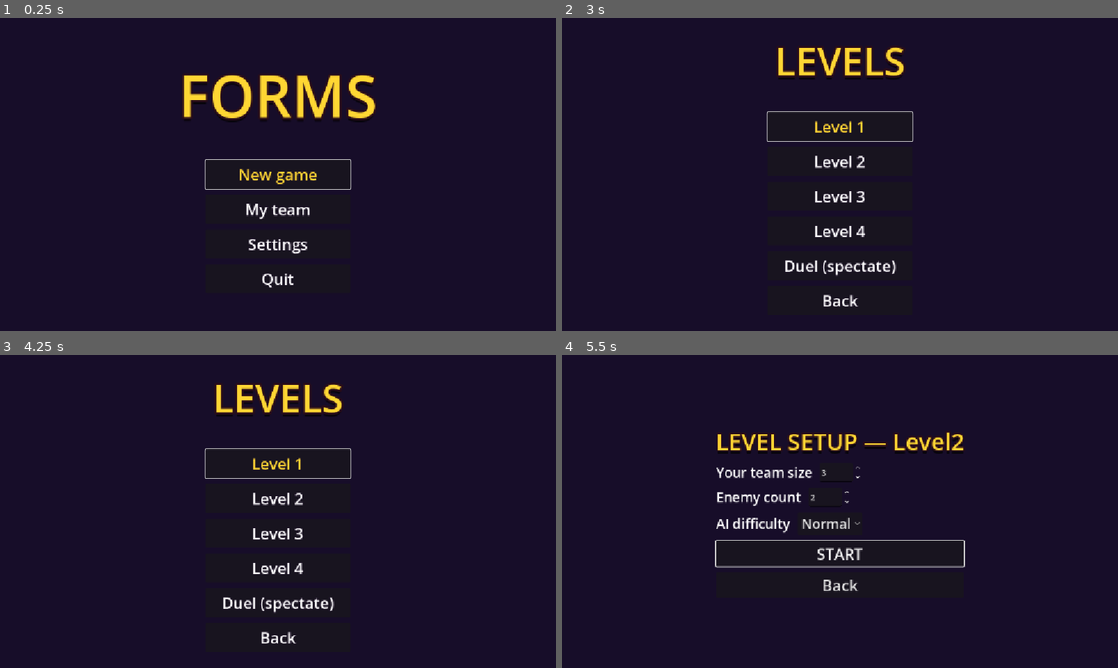
Above: before the commit, frames 1-4 (two rows, left to right).
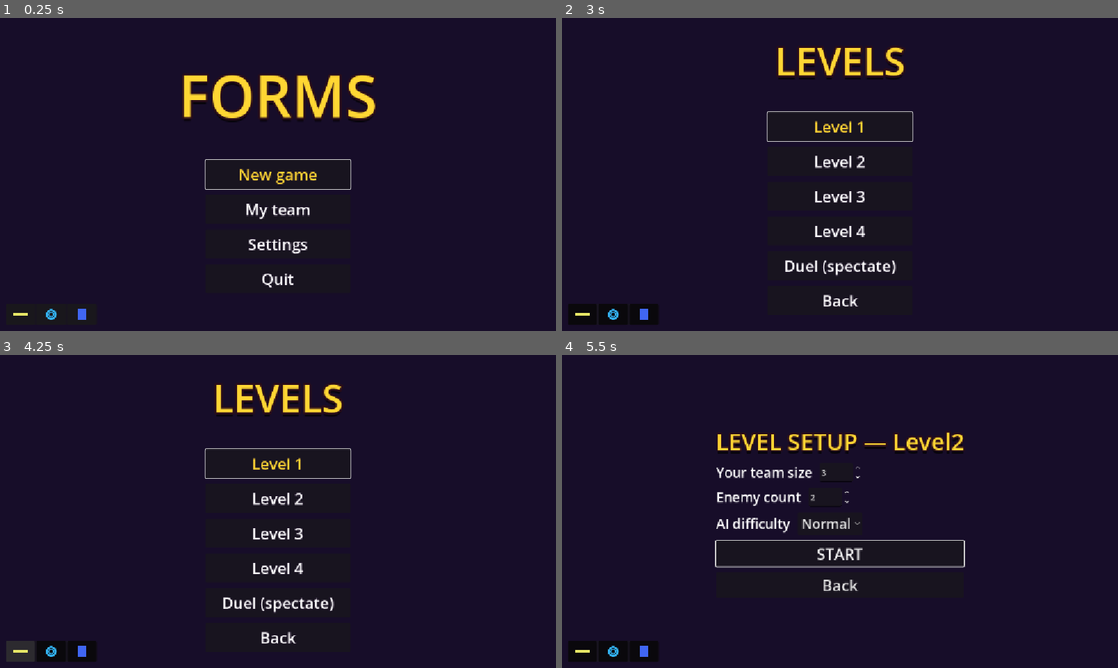
Above: after the commit, the same moments.

Repository: SDVGames-Studio/forms
Game: Godot game, scene res://Main.tscn
Two runs of this game, one before a commit and one after it. Both use one fixed random seed, a clock stepped at 60 frames per second and the inputs below.
Inputs (mouse positions are in pixels of both pictures, inside the frame that each line leads up to):
- Up to frame 1 (0.25 s): no input
- Up to frame 2 (3 s): click (584, 315) at 0.52 s; click (612, 315) at 1.27 s; click (645, 315) at 2.02 s; click "New game" at 2.75 s
- Up to frame 3 (4.25 s): click (22, 652) at 3.52 s
- Up to frame 4 (5.5 s): click "Level 2" at 4.25 s; click (584, 652) at 5.02 s

The runs differ from the first frame. In frame 1, 0.1% of the frame differs, in the area x 2-16%, y 92-97%; in frame 2, 1.0%, in the area x 1-18%, y 91-98%; in frame 3, 1.0%; in frame 4, 1.0%.

Commit message:
feat: tools — Switch, Teleport, Shield inventory items (#170)

Diff:
--- a/Player.gd
+++ b/Player.gd
@@ -42,6 +42,12 @@
 @export var team_shape := "square"
 
 var health: int = MAX_HEALTH
+
+## Issue #170: energy shield — while true the figure takes no damage.
+## Set by the Shield tool; TurnController clears it at the start of the
+## team's next turn ("defends until its next turn begins").
+var shielded := false
+var _shield_rect: ColorRect
 
 ## Issue #67: character's view (aim) angle in radians, 0 = horizontal.
 ## Positive raises the view, negative lowers it. Controlled with the
@@ -103,7 +109,7 @@
 func _apply_team_color() -> void:
 	for child in get_children():
 		var rect := child as ColorRect
-		if rect != null:
+		if rect != null and rect.name != "Shield":
 			rect.color = team_color
 
 
@@ -176,6 +182,9 @@
 func take_damage(amount: int) -> void:
 	if _dead:
 		return
+	# Issue #170: the energy shield blocks all damage until next turn.
+	if shielded:
+		return
 	health = clampi(health - amount, 0, MAX_HEALTH)
 	if health == 0:
 		_dead = true
@@ -190,6 +199,23 @@
 	health = clampi(health + amount, 0, MAX_HEALTH)
 	health_changed.emit(health, MAX_HEALTH)
 	_update_bar()
+
+
+## Issue #170: toggle the energy shield (and its visual bubble).
+func set_shielded(value: bool) -> void:
+	shielded = value
+	if shielded and _shield_rect == null:
+		_shield_rect = ColorRect.new()
+		_shield_rect.name = "Shield"
+		_shield_rect.mouse_filter = Control.MOUSE_FILTER_IGNORE
+		_shield_rect.offset_left = -BAR_WIDTH / 2.0 - 4.0
+		_shield_rect.offset_top = -BAR_HEIGHT - 40.0
+		_shield_rect.offset_right = BAR_WIDTH / 2.0 + 4.0
+		_shield_rect.offset_bottom = BAR_HEIGHT + 16.0
+		_shield_rect.color = Color(0.25, 0.4, 0.95, 0.35)
+		add_child(_shield_rect)
+	if _shield_rect != null:
+		_shield_rect.visible = shielded
 
 
 # Small bar above the player, built in code like the other visuals.
--- a/TeamController.gd
+++ b/TeamController.gd
@@ -1,20 +1,13 @@
 extends Node
 ## Issue #33: switches which member of the player's team is controlled.
 ##
-## N ("switch_next") picks the next team member, P ("switch_prev") the
-## previous one. The team is every live node in the "player_team" group;
-## switching moves input control (and the camera) to the new member.
+## Issue #170 rework: direct N/P switching is GONE — switching is now the
+## Switch TOOL in the ToolInventory (once per turn). This autoload keeps
+## only the control hand-over logic (used by the Switch tool).
 
 func _ready() -> void:
 	# Give control to the first team member once the scene is up.
 	call_deferred("set_active_index", 0)
-
-
-func _unhandled_input(event: InputEvent) -> void:
-	if event.is_action_pressed("switch_next"):
-		_cycle(1)
-	elif event.is_action_pressed("switch_prev"):
-		_cycle(-1)
 
 
 func _team() -> Array:
@@ -29,19 +22,15 @@
 	return -1
 
 
-func _cycle(step: int) -> void:
-	# Issue #104: once the active member has moved or aimed this turn,
-	# character switching is blocked until the turn ends.
-	if TurnController.is_switch_locked():
-		return
+## Issue #170: the Switch tool hands control to the NEXT team member.
+func switch_next() -> void:
 	var members := _team()
 	if members.is_empty():
 		return
 	var index := _active_index()
 	if index == -1:
 		index = 0
-	index = (index + step + members.size()) % members.size()
-	set_active_index(index)
+	set_active_index((index + 1) % members.size())
 
 
 func set_active_index(index: int) -> void:
--- /dev/null
+++ b/ToolInventory.gd
@@ -0,0 +1,177 @@
+extends CanvasLayer
+## Issue #170: TOOLS — inventory items that are not weapons: they do not
+## deal damage but perform other tasks. Three tools exist, each usable
+## ONCE PER TURN (per character):
+##  1 Switch   — hand control to the next team member (rework of N/P)
+##  2 Teleport — the next left click in the level moves the member there
+##  3 Shield   — the member blocks all damage until its next turn begins
+##
+## Tools live in their own HUD panel in the BOTTOM-LEFT corner (weapons
+## stay in the WeaponInventory panel on the right). Keys 5-7 or a click
+## on a slot uses a tool. Reset once per player turn by TurnController.
+
+const TOOL_SWITCH := 0
+const TOOL_TELEPORT := 1
+const TOOL_SHIELD := 2
+const TOOLS := ["Switch", "Teleport", "Shield"]
+
+## Icon shapes per tool (plain geometry, no assets — same style as the
+## WeaponInventory icons): switch = two arrows (bar pair), teleport =
+## cyan ring, shield = blue vertical bar.
+const ICONS: Array = [
+	{"shape": "rect", "size": Vector2(30, 6), "color": Color(0.9, 0.9, 0.4, 1)},
+	{"shape": "circle", "radius": 9.0, "color": Color(0.2, 0.7, 0.95, 1)},
+	{"shape": "rect", "size": Vector2(16, 22), "color": Color(0.25, 0.4, 0.95, 1)},
+]
+
+## Tool armed for the next click (only teleport uses this).
+var armed_tool := -1
+
+var _used: Dictionary = {}
+var _slots: Array = []
+var _panel: PanelContainer
+
+
+func _ready() -> void:
+	layer = 10
+	_panel = PanelContainer.new()
+	_panel.set_anchors_preset(Control.PRESET_BOTTOM_LEFT)
+	_panel.grow_horizontal = Control.GROW_DIRECTION_END
+	_panel.grow_vertical = Control.GROW_DIRECTION_BEGIN
+	_panel.offset_left = 12.0
+	_panel.offset_bottom = -12.0
+	add_child(_panel)
+	var box := HBoxContainer.new()
+	box.add_theme_constant_override("h_separation", 8)
+	_panel.add_child(box)
+	for i in TOOLS.size():
+		var slot := Button.new()
+		slot.toggle_mode = true
+		slot.custom_minimum_size = Vector2(60, 44)
+		slot.focus_mode = Control.FOCUS_NONE
+		slot.pressed.connect(use_tool.bind(i))
+		slot.add_child(_make_icon(i))
+		_slots.append(slot)
+		box.add_child(slot)
+	_update_highlight()
+
+
+func _make_icon(index: int) -> Control:
+	var icon := ShapeIcon.new()
+	icon.icon = ICONS[index]
+	icon.mouse_filter = Control.MOUSE_FILTER_IGNORE
+	icon.set_anchors_preset(Control.PRESET_FULL_RECT)
+	return icon
+
+
+## TurnController, start of a fresh player turn: full tool quota back.
+func reset_turn() -> void:
+	_used.clear()
+	armed_tool = -1
+	_update_highlight()
+
+
+func _can_use(character: Node, tool: int) -> bool:
+	return character != null and not _used.get(character, []).has(tool)
+
+
+func _mark_used(character: Node, tool: int) -> void:
+	if not _used.has(character):
+		_used[character] = []
+	_used[character].append(tool)
+
+
+func is_switch_locked_by_move() -> bool:
+	return TurnController.is_switch_locked()
+
+
+## Use a tool with the currently controlled member. Returns true on success.
+func use_tool(tool: int) -> bool:
+	if _panel == null:
+		return false
+	if not _is_in_level():
+		return false
+	if TurnController.active_team != TurnController.TEAM_PLAYER or _switching_or_over():
+		_update_highlight()
+		return false
+	var member: Node = TurnController.active_member
+	if member == null or not is_instance_valid(member):
+		return false
+	if not _can_use(member, tool):
+		_update_highlight()
+		return false
+	var done := false
+	match tool:
+		TOOL_SWITCH:
+			# Same guard as the old N/P: no switching after moving/aiming.
+			if not TurnController.is_switch_locked():
+				TeamController.switch_next()
+				done = true
+		TOOL_TELEPORT:
+			# Arm the teleport: the next left click picks the destination.
+			armed_tool = TOOL_TELEPORT if armed_tool != TOOL_TELEPORT else -1
+			done = true
+		TOOL_SHIELD:
+			if member.has_method("set_shielded"):
+				member.set_shielded(true)
+				done = true
+	if done and tool != TOOL_TELEPORT:
+		_mark_used(member, tool)
+		armed_tool = -1
+	_update_highlight()
+	return done
+
+
+func _switching_or_over() -> bool:
+	return TurnController.game_over or TurnController.get("_switching") == true
+
+
+func _is_in_level() -> bool:
+	return get_tree().get_first_node_in_group("level") != null
+
+
+func _unhandled_input(event: InputEvent) -> void:
+	for i in TOOLS.size():
+		if event.is_action_pressed("tool_%d" % (i + 1)):
+			get_viewport().set_input_as_handled()
+			use_tool(i)
+			return
+	# Armed teleport: the next left click inside a level is the destination.
+	if armed_tool == TOOL_TELEPORT and event is InputEventMouseButton \
+			and event.pressed and event.button_index == MOUSE_BUTTON_LEFT:
+		var member: Node = TurnController.active_member
+		if member != null and is_instance_valid(member) and member is Node2D:
+			var world: Vector2 = get_viewport().get_canvas_transform().affine_inverse() * event.position
+			member.global_position = world
+			member.velocity = Vector2.ZERO
+			_mark_used(member, TOOL_TELEPORT)
+			armed_tool = -1
+			_update_highlight()
+			get_viewport().set_input_as_handled()
+
+
+func _update_highlight() -> void:
+	for i in _slots.size():
+		_slots[i].button_pressed = armed_tool == i
+		_slots[i].disabled = false
+		var member: Node = TurnController.active_member
+		if member != null and not _can_use(member, i):
+			_slots[i].modulate = Color(1, 1, 1, 0.35)
+		else:
+			_slots[i].modulate = Color.WHITE
+
+
+## Issue #170: minimal icon canvas (same style as the weapon icons).
+class ShapeIcon extends Control:
+	var icon: Dictionary
+	var icon_scale := 1.0
+
+	func _draw() -> void:
+		var c := size / 2.0
+		var col: Color = icon.get("color", Color.WHITE)
+		if icon.get("shape", "rect") == "circle":
+			draw_arc(c, icon.get("radius", 8.0) * icon_scale, 0.0, TAU, 32, col, 4.0, true)
+			draw_arc(c, icon.get("radius", 8.0) * icon_scale - 4.0, 0.0, TAU, 32, col, 2.0, true)
+		else:
+			var s: Vector2 = icon.get("size", Vector2(20, 6)) * icon_scale
+			draw_rect(Rect2(c - s / 2.0, s), col)
--- a/TurnController.gd
+++ b/TurnController.gd
@@ -79,7 +79,7 @@
 var _roll_tween: Tween
 ## Issue #87: one-line hint of what the player should do right now.
 const HINT_ROLL := "Rolling for the first team..."
-const HINT_PLAYER := "Move: A/D or arrows • Jump: Space • Aim: W/S or Up/Down • Shoot: F • Character: N/P • Weapon: 1-4 • Skip turn: Tab"
+const HINT_PLAYER := "Move: A/D or arrows • Jump: Space • Aim: W/S or Up/Down • Shoot: F • Tool: 5-7 • Weapon: 1-4 • Skip turn: Tab"
 const HINT_ENEMY := "Enemy turn — wait for your move..."
 const HINT_SWITCH := "Shot fired — waiting for the projectiles..."
 
@@ -274,6 +274,12 @@
 	# weapon selection (for every character).
 	if team == TEAM_PLAYER:
 		WeaponInventory.unlock_all()
+		# Issue #170: a fresh player turn refills the tool quota and ends
+		# every shield from the previous turn ("until its next turn begins").
+		ToolInventory.reset_turn()
+		for member in _alive("player_team"):
+			if member.has_method("set_shielded"):
+				member.set_shielded(false)
 	_turn_left = TURN_TIME
 	var group := "player_team" if team == TEAM_PLAYER else "enemy_team"
 	var members := _alive(group)
--- a/project.godot
+++ b/project.godot
@@ -20,6 +20,7 @@
 InGameMenu="*res://InGameMenu.gd"
 TeamController="*res://TeamController.gd"
 WeaponInventory="*res://WeaponInventory.gd"
+ToolInventory="*res://ToolInventory.gd"
 TouchControls="*res://TouchControls.gd"
 TurnController="*res://TurnController.gd"
 
@@ -98,6 +99,21 @@
 "events": [Object(InputEventKey,"resource_local_to_scene":false,"resource_name":"","device":-1,"window_id":0,"alt_press …(191 unchanged characters)…
 ]
 }
+tool_1={
+"deadzone": 0.2,
+"events": [Object(InputEventKey,"resource_local_to_scene":false,"resource_name":"","device":-1,"window_id":0,"alt_pressed":false,"shift_pressed":false,"ctrl_pressed":false,"meta_pressed":false,"pressed":false,"keycode":0,"physical_keycode":53,"key_label":0,"unicode":53,"location":0,"echo":false,"script":null)
+]
+}
+tool_2={
+"deadzone": 0.2,
+"events": [Object(InputEventKey,"resource_local_to_scene":false,"resource_name":"","device":-1,"window_id":0,"alt_pressed":false,"shift_pressed":false,"ctrl_pressed":false,"meta_pressed":false,"pressed":false,"keycode":0,"physical_keycode":54,"key_label":0,"unicode":54,"location":0,"echo":false,"script":null)
+]
+}
+tool_3={
+"deadzone": 0.2,
+"events": [Object(InputEventKey,"resource_local_to_scene":false,"resource_name":"","device":-1,"window_id":0,"alt_pressed":false,"shift_pressed":false,"ctrl_pressed":false,"meta_pressed":false,"pressed":false,"keycode":0,"physical_keycode":55,"key_label":0,"unicode":55,"location":0,"echo":false,"script":null)
+]
+}
 
 [rendering]
 
